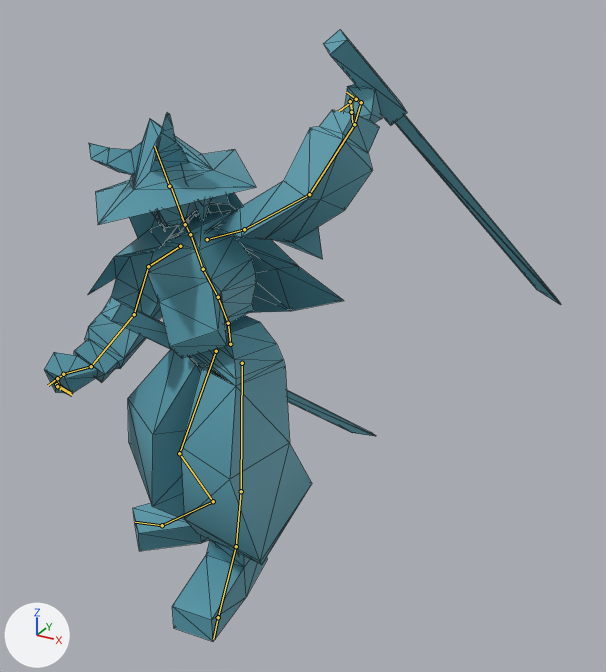
The FBX model ShadowStepGame/asset/model/chr/player_atk/Standing Torch Melee Attack 02.fbx as it was, and as the next commit left it.
The view is the same before and after, from a camera (50 mm lens) standing at (0.251, -0.355, 0.343) and looking at (0.034, 0.039, 0.146). The axes (+X, +Y, +Z) are drawn at lower left. The lights are the same throughout. The older version comes first. Both versions are drawn at frame 20 of the action 'mixamo.com'; the numbers are the values there. The bones that change, and the others that lie on the model, are drawn over the model as lines. Mesh edges are drawn as thin lines.

Names of what the first picture shows: 'pCube1', 'pCube2', 'pasted__Face1', 'pasted__pCube11', 'pasted__pCube14', 'pasted__pCube15', 'pasted__pCube5', 'pasted__pPyramid1' and 1 more.
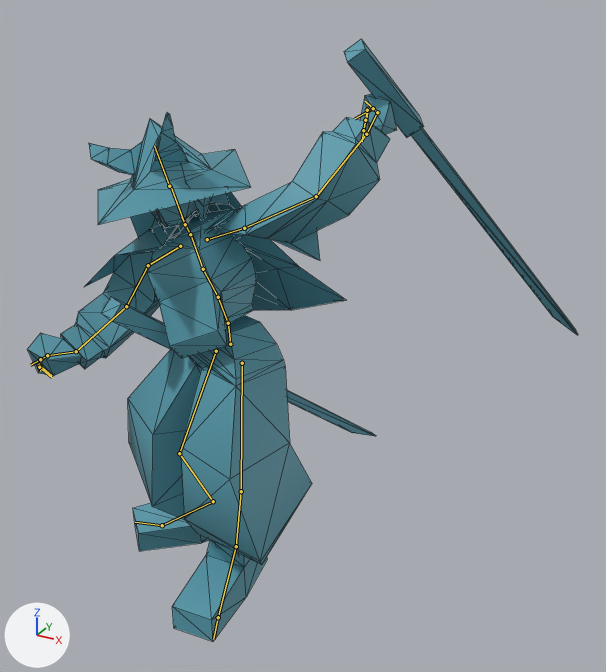
What differs and where, as boxes (x1, y1, x2, y2) in the pictures (606 x 672 px):
'pasted__pCube5', posed (9% wider, 9% shorter): before (44, 84, 382, 394); after (27, 94, 397, 376)
'pasted__pPyramid1', posed: before (89, 112, 344, 313); after (89, 112, 346, 310)
'pCube1', posed (7% taller): before (324, 29, 561, 305); after (344, 39, 578, 335)
bone 'mixamorig:LeftShoulder', root to tip: before (207, 239) to (244, 229); after (207, 239) to (244, 228)
bone 'mixamorig:LeftArm', root to tip: before (244, 229) to (309, 194); after (244, 228) to (316, 196)
bone 'mixamorig:LeftForeArm', root to tip: before (309, 194) to (354, 124); after (316, 196) to (366, 134)
bone 'mixamorig:LeftHand', root to tip: before (354, 124) to (361, 102); after (366, 134) to (377, 112)
bone 'mixamorig:LeftHandIndex1', root to tip: before (361, 102) to (346, 92); after (377, 112) to (365, 101)
bone 'mixamorig:RightShoulder', root to tip: before (180, 246) to (148, 266); after (180, 246) to (148, 265)
bone 'mixamorig:RightArm', root to tip: before (148, 266) to (134, 314); after (148, 265) to (126, 306)
bone 'mixamorig:RightForeArm', root to tip: before (134, 314) to (91, 366); after (126, 306) to (76, 351)

The change, as a list of edits to the scene's bpy script:
```text
Change bone_mixamorig_leftshoulder:
    where bone_mixamorig_leftshoulder = bpy.data.objects['Armature.001'].pose.bones['mixamorig:LeftShoulder']  # child of 'mixamorig:Spine2'
    bone_mixamorig_leftshoulder.rotation_quaternion: (0.976, -0.205, -0.055, -0.052) -> (0.973, -0.219, -0.054, -0.053)  # degrees (-23, -7, -5) -> degrees (-25, -7, -5)
Change bone_mixamorig_leftarm:
    where bone_mixamorig_leftarm = bpy.data.objects['Armature.001'].pose.bones['mixamorig:LeftArm']  # child of 'mixamorig:LeftShoulder'
    bone_mixamorig_leftarm.rotation_quaternion: (0.472, -0.24, -0.721, 0.447) -> (0.459, -0.264, -0.756, 0.384)  # degrees (-100, -28, 120) -> degrees (-109, -29, 120)
Change bone_mixamorig_leftforearm:
    where bone_mixamorig_leftforearm = bpy.data.objects['Armature.001'].pose.bones['mixamorig:LeftForeArm']  # child of 'mixamorig:LeftArm'
    bone_mixamorig_leftforearm.rotation_quaternion: (0.975, -0.094, -0.097, 0.174) -> (0.972, -0.103, -0.146, 0.155)  # degrees (-13, -9, 21) -> degrees (-15, -15, 20)
Change bone_mixamorig_lefthand:
    where bone_mixamorig_lefthand = bpy.data.objects['Armature.001'].pose.bones['mixamorig:LeftHand']  # child of 'mixamorig:LeftForeArm'
    bone_mixamorig_lefthand.rotation_quaternion: (0.768, 0.067, -0.559, 0.306) -> (0.764, 0.067, -0.602, 0.224)  # degrees (-33, -64, 64) -> degrees (-32, -72, 56)
Change bone_mixamorig_lefthandindex1:
    where bone_mixamorig_lefthandindex1 = bpy.data.objects['Armature.001'].pose.bones['mixamorig:LeftHandIndex1']  # child of 'mixamorig:LeftHand'
    bone_mixamorig_lefthandindex1.rotation_quaternion: (0.907, 0.401, 0.129, -0.005) -> (0.906, 0.4, 0.138, 0.01)  # degrees (48, 14, 6) -> degrees (49, 14, 8)
Change bone_mixamorig_rightshoulder:
    where bone_mixamorig_rightshoulder = bpy.data.objects['Armature.001'].pose.bones['mixamorig:RightShoulder']  # child of 'mixamorig:Spine2'
    bone_mixamorig_rightshoulder.rotation_quaternion: (0.991, -0.076, -0.041, -0.098) -> (0.99, -0.09, -0.04, -0.099)  # degrees (-8, -6, -11) -> degrees (-10, -6, -11)
Change bone_mixamorig_rightarm:
    where bone_mixamorig_rightarm = bpy.data.objects['Armature.001'].pose.bones['mixamorig:RightArm']  # child of 'mixamorig:RightShoulder'
    bone_mixamorig_rightarm.rotation_quaternion: (0.96, -0.194, 0.145, 0.143) -> (0.947, -0.247, 0.133, 0.158)  # degrees (-21, 19, 13) -> degrees (-27, 19, 14)
Change bone_mixamorig_rightforearm:
    where bone_mixamorig_rightforearm = bpy.data.objects['Armature.001'].pose.bones['mixamorig:RightForeArm']  # child of 'mixamorig:RightArm'
    bone_mixamorig_rightforearm.rotation_quaternion: (0.91, 0.008, -0.139, -0.39) -> (0.913, -0.009, -0.06, -0.404)  # degrees (7, -14, -47) -> degrees (2, -7, -48)
```
